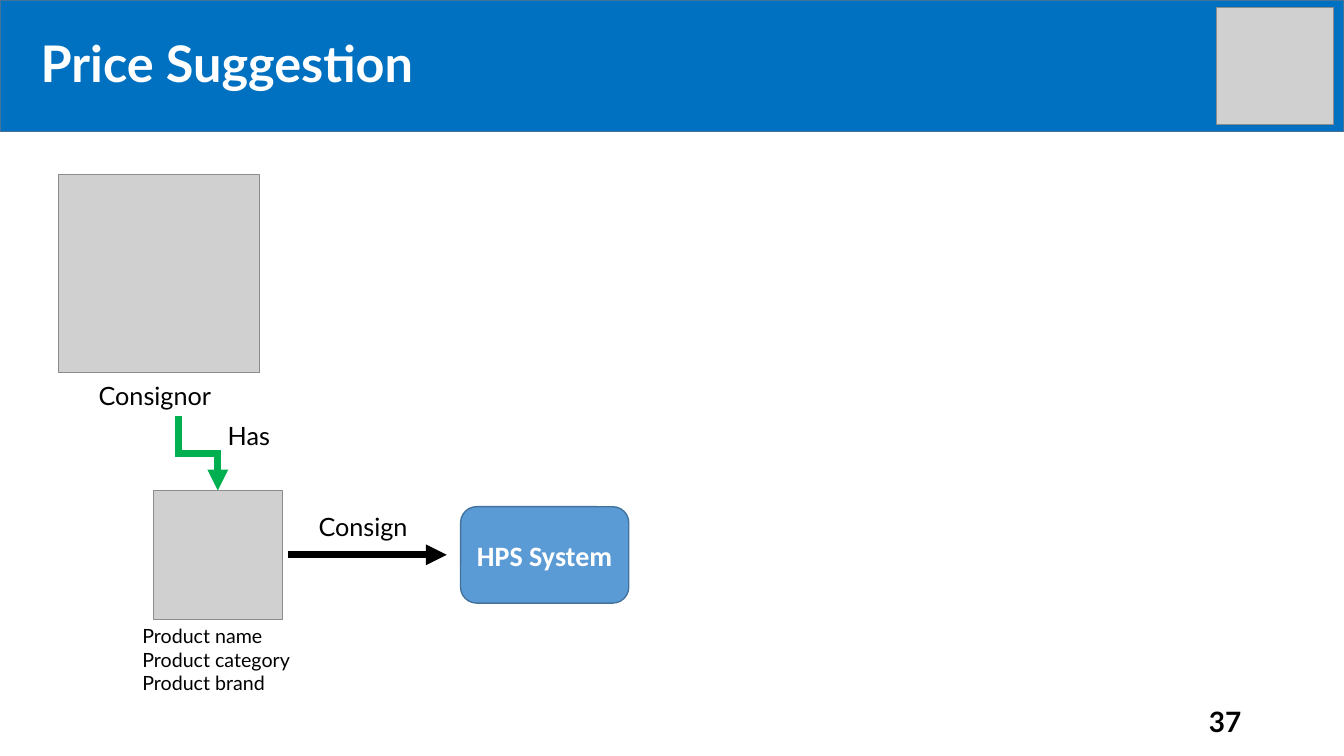
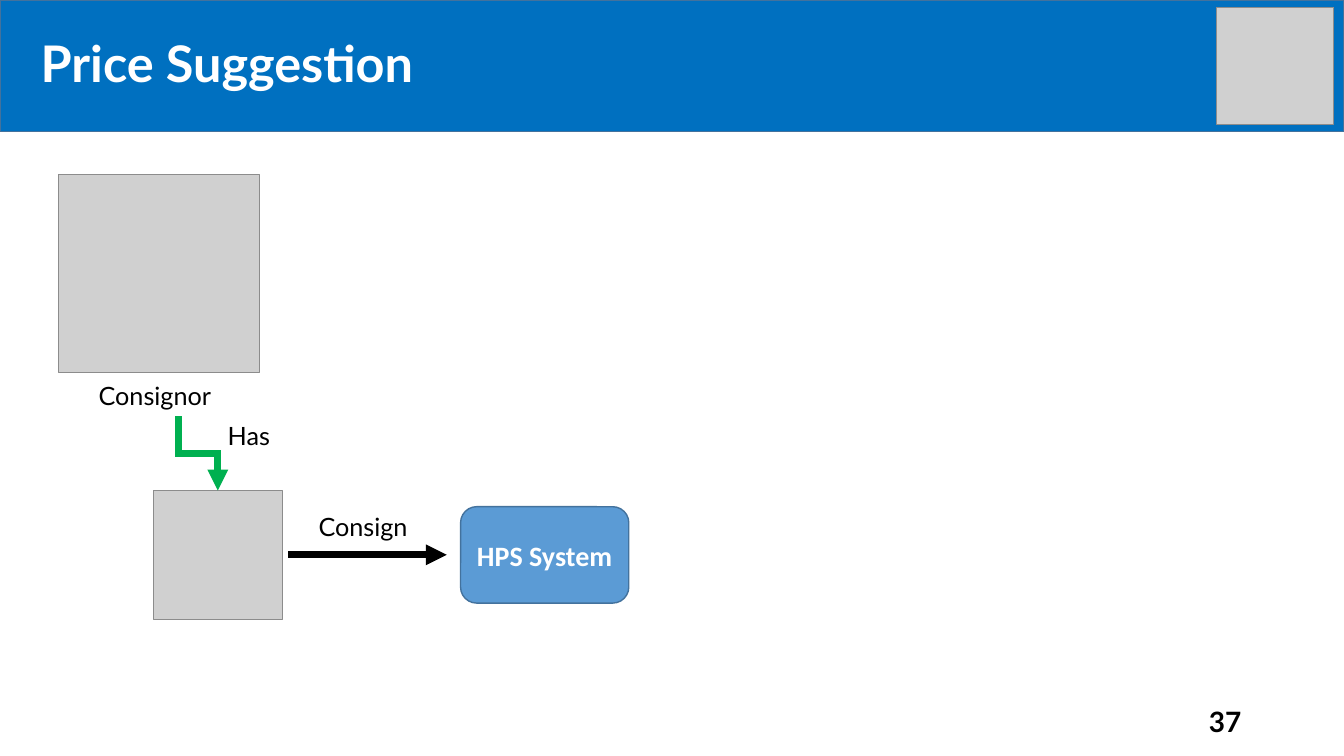
Before and after one commit to tiendan3108/CP, a slide deck: slide 37 of Source/Presentation/PreFinalPresentation.pptx. Drawn at 1344x756 pixels with LibreOffice and Linux fonts; fonts in the diff are those of the drawing; grey boxes stand for pictures. Boxes give left, top, right and bottom in pixels: in the first picture for what was removed or moved away, otherwise in the second. Text is boxed around its words. In the diff, an @@ line names an element or a change of style, - is before the commit and + after.

```diff
--- a/Source/Presentation/PreFinalPresentation.pptx
+++ b/Source/Presentation/PreFinalPresentation.pptx
@@ text removed at [142, 628, 290, 690] @@
-Product name
-Product category
-Product brand
```
Also in this commit, not shown: 4 other slides changed, 6 slides added, 12 slides removed.
